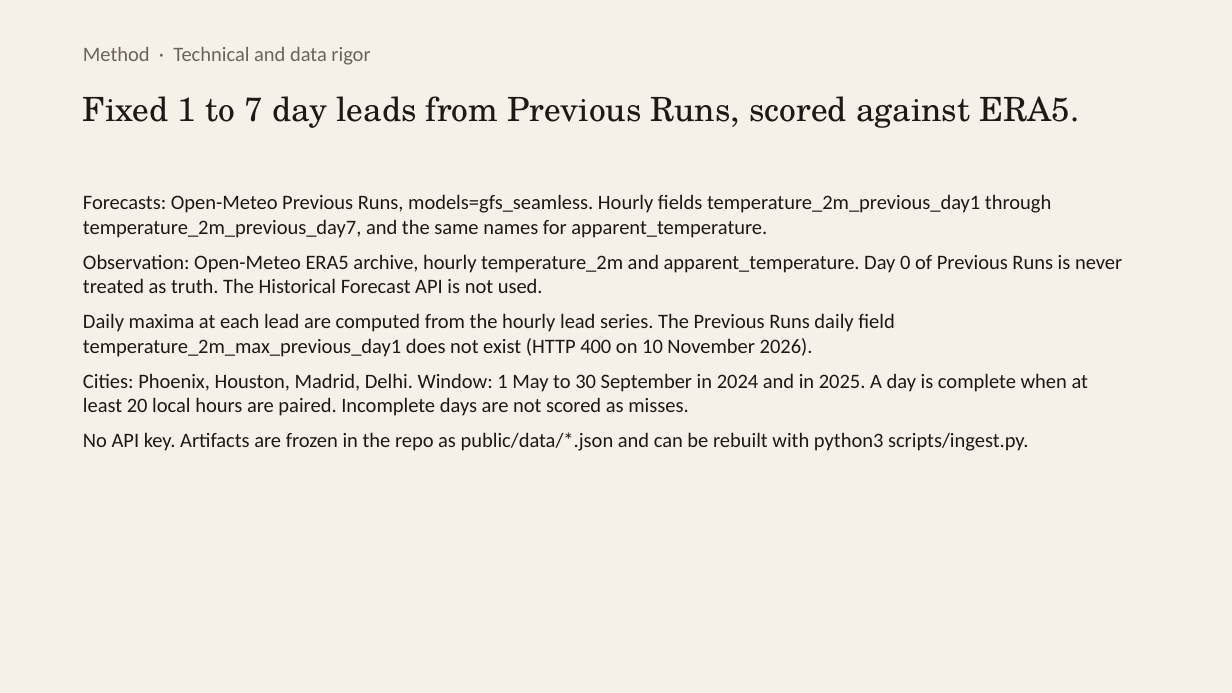
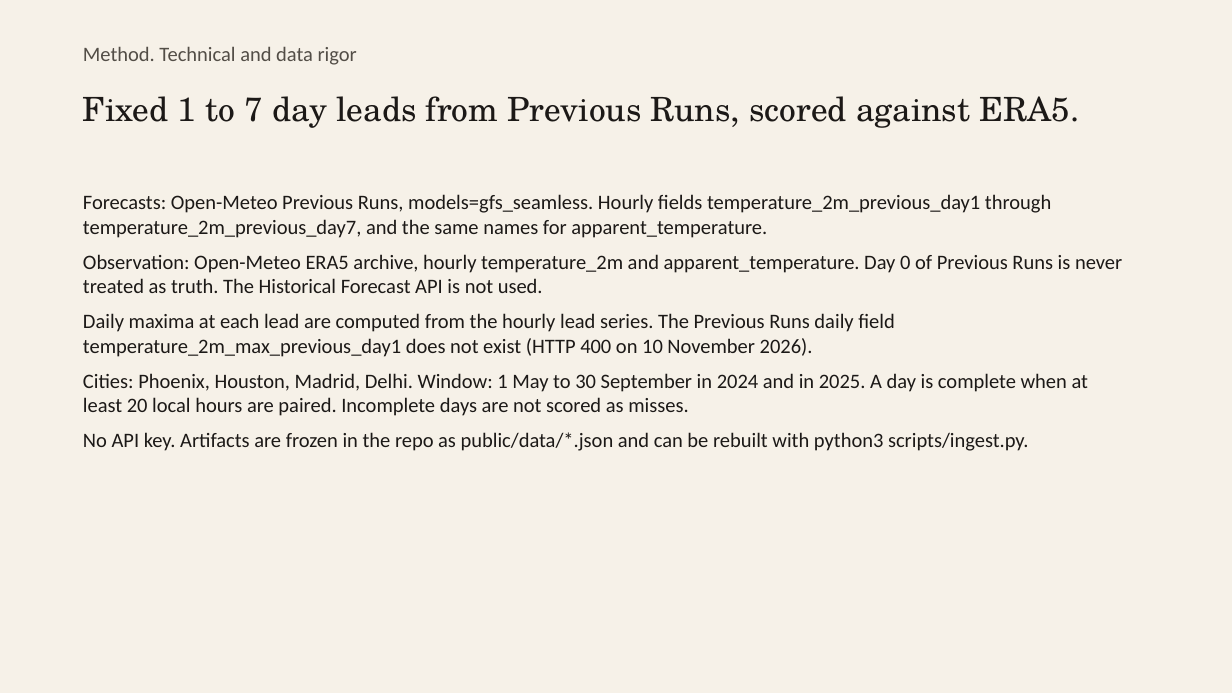
Before and after one commit to henrysammarfo/underwarned, a slide deck: slide 4 of docs/Underwarned-DATANOVA-deck.pptx. Drawn at 1232x693 pixels with LibreOffice and Linux fonts; fonts in the diff are those of the drawing. Boxes give left, top, right and bottom in pixels: in the first picture for what was removed or moved away, otherwise in the second. Text is boxed around its words. In the diff, an @@ line names an element or a change of style, - is before the commit and + after.

```diff
--- a/docs/Underwarned-DATANOVA-deck.pptx
+++ b/docs/Underwarned-DATANOVA-deck.pptx
@@ text at (83,46,357,65): text changed; text colour #6B645C to #534E47 @@
-Method · Technical and data rigor
+Method. Technical and data rigor
```
Also in this commit, not shown: 9 other slides changed, 22 other files.
